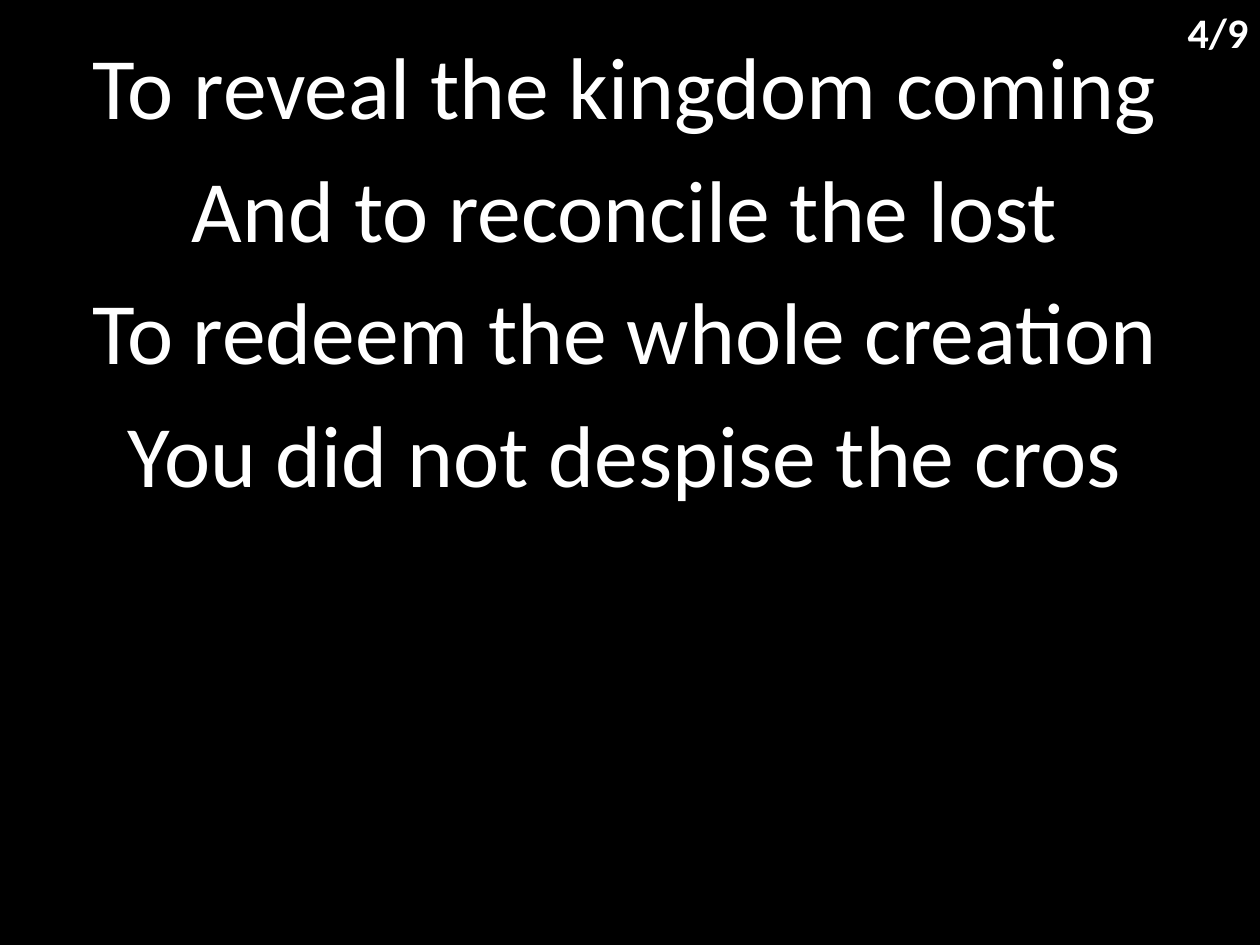
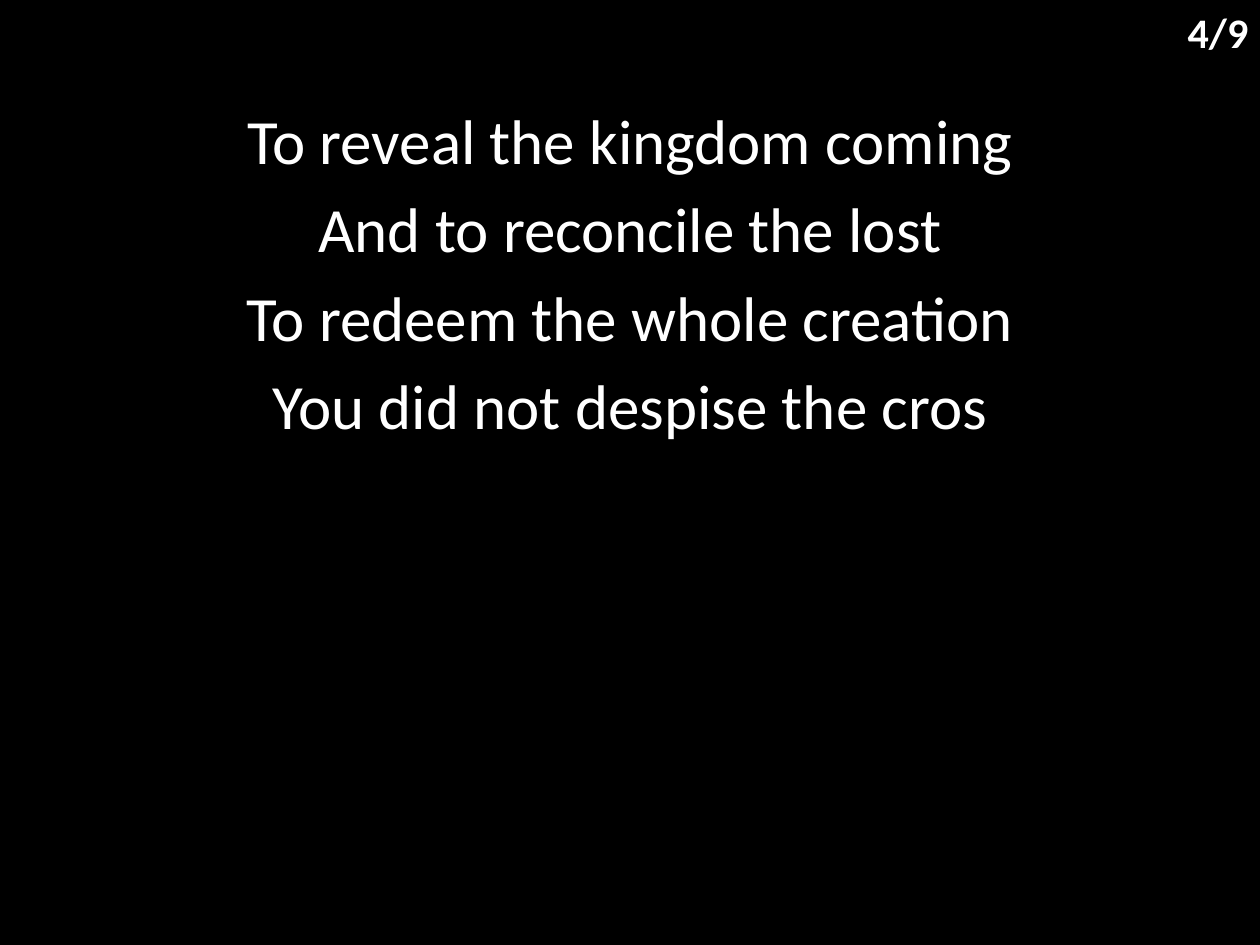
Before and after one commit to hoo-are-ya/worship, a slide deck: slide 5 of docs/songs/king of kings.pptx. Drawn at 1260x945 pixels with LibreOffice and Linux fonts; fonts in the diff are those of the drawing. Boxes give left, top, right and bottom in pixels: in the first picture for what was removed or moved away, otherwise in the second. Text is boxed around its words. In the diff, an @@ line names an element or a change of style, - is before the commit and + after.

```diff
--- a/docs/songs/king of kings.pptx
+++ b/docs/songs/king of kings.pptx
@@ subtitle "To reveal the kingdom coming": place and size @@
-subtitle "To reveal the kingdom coming" at [92,58,1157,501]
+subtitle "To reveal the kingdom coming" at [247,120,1013,439]
@@ subtitle "To reveal the kingdom coming" at [247,120,1013,439]: size 50 to 36 pt; less space between paragraphs @@
```
Also in this commit, not shown: 8 other slides changed, 9 other files.
